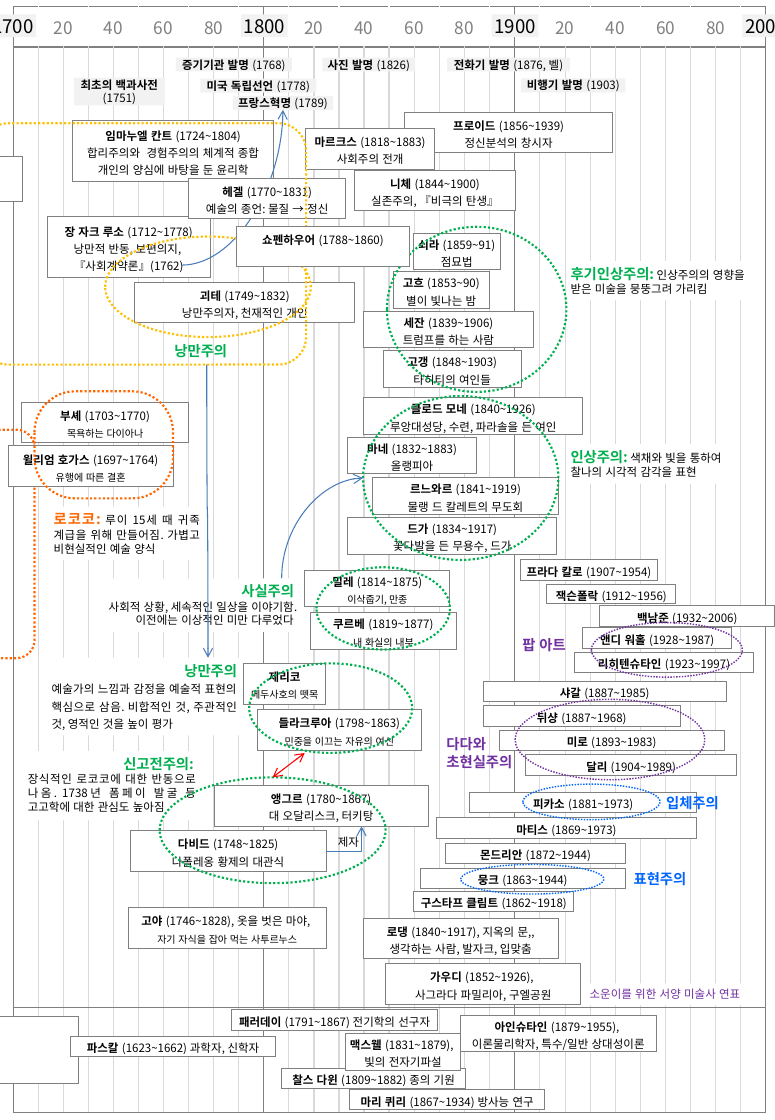
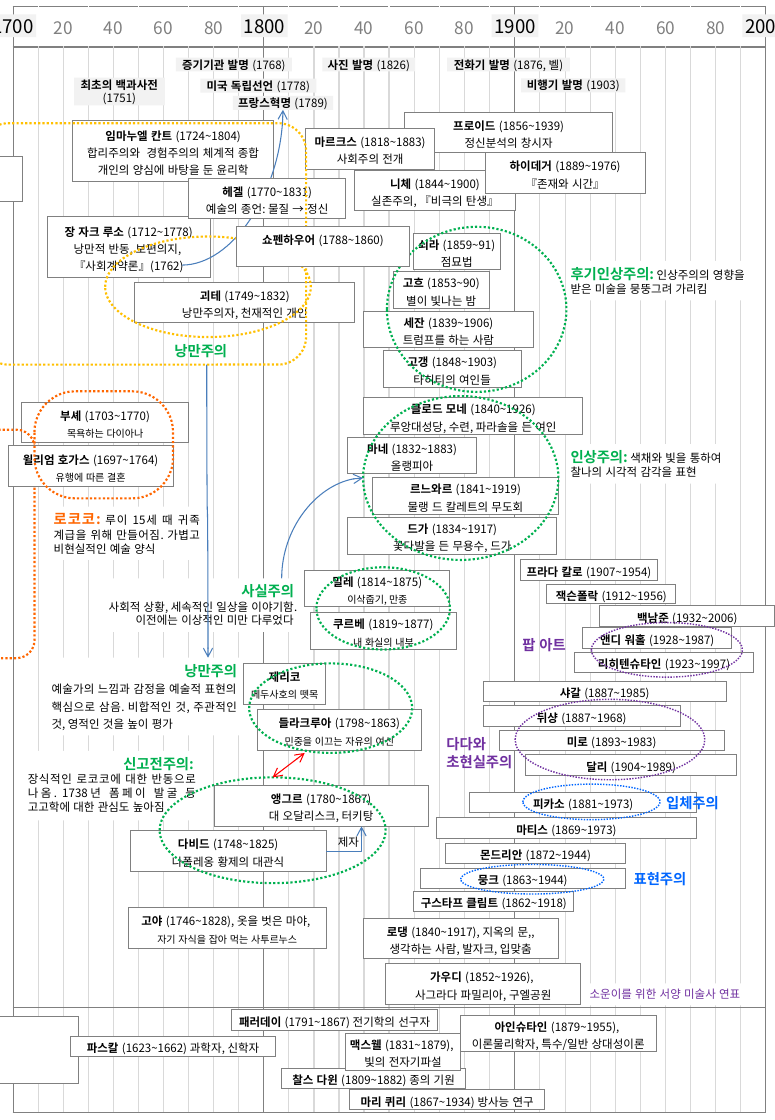
Before and after one commit to whitesoun/homepage, a slide deck: slide 2 of 0.PPT파일/연표_미술사_2018-12-26_가로포맷.pptx. Drawn at 775x1120 pixels with LibreOffice and Linux fonts; fonts in the diff are those of the drawing. Boxes give left, top, right and bottom in pixels: in the first picture for what was removed or moved away, otherwise in the second. Text is boxed around its words. In the diff, an @@ line names an element or a change of style, - is before the commit and + after.

```diff
--- a/0.PPT파일/연표_미술사_2018-12-26_가로포맷.pptx
+++ b/0.PPT파일/연표_미술사_2018-12-26_가로포맷.pptx
@@ rectangle added at bbox=[485, 153, 645, 193], fill #FFFFFF, outline #808080 0.75 pt, 8 pt, text #000000 @@
+하이데거 (1889~1976)
+『존재와 시간』
```
Also in this commit, not shown: 5 other files.
